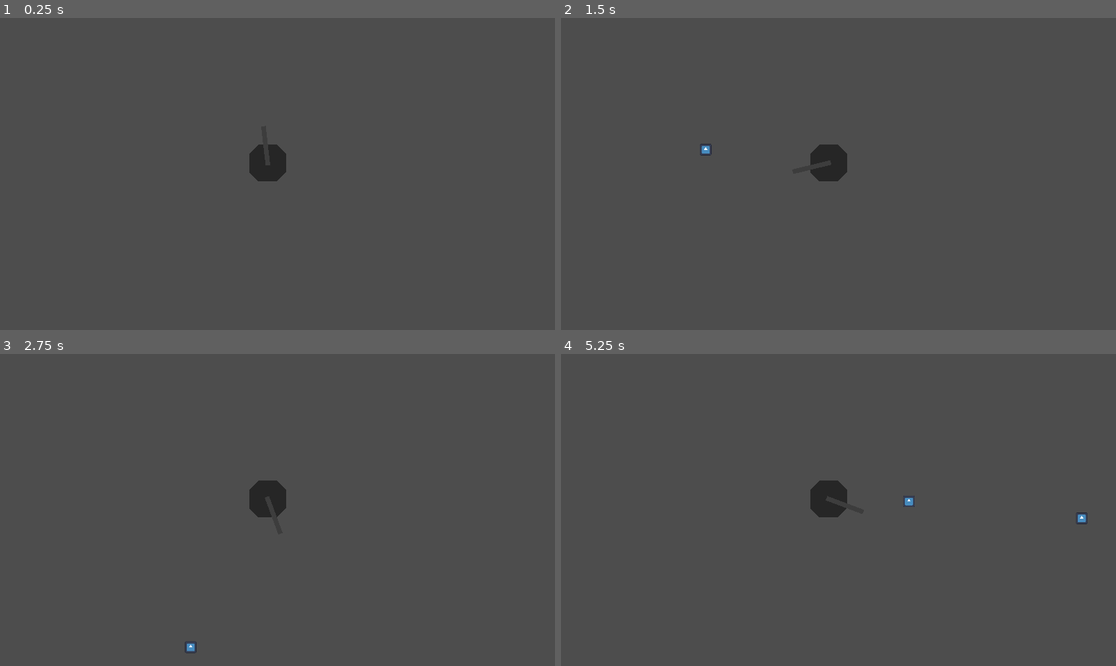
Above: before the commit, frames 1-4 (two rows, left to right).
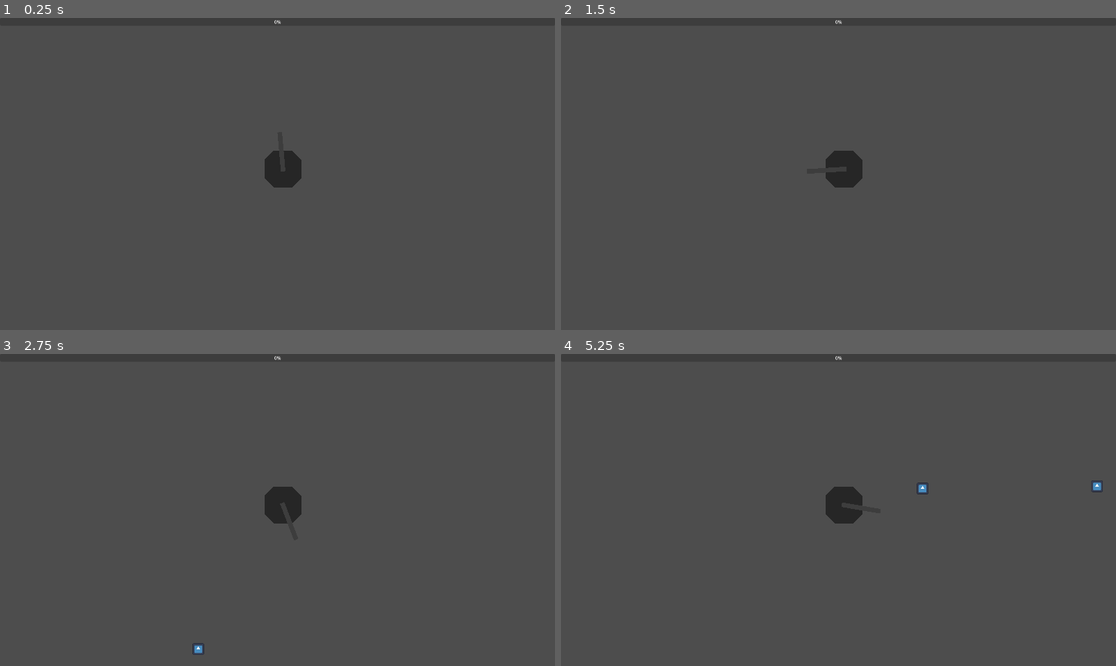
Above: after the commit, the same moments.

Repository: lighthouse-studios-my/eb-87
Game: Godot game, scene res://scenes/main/main.tscn
Two runs of this game, one before a commit and one after it. Both use one fixed random seed, a clock stepped at 60 frames per second and the inputs below. The engine's default icon, where the game draws it, is replaced by a stand-in: a white triangle on a blue panel in a dark square.
Inputs:
- Up to frame 1 (0.25 s): no input
- Up to frame 2 (1.5 s): hold D (move_right) 0.53-1.28 s; hold Space (dodge) 0.53-1.28 s; hold S (move_down) from 1.28 s (still down); tap Space (dodge) at 1.35 s
- Up to frame 3 (2.75 s): release S (move_down) at 2.03 s; hold D (move_right) from 2.03 s (still down); hold Space (dodge) from 2.03 s (still down)
- Up to frame 4 (5.25 s): release D (move_right) at 2.78 s; release Space (dodge) at 2.78 s; hold W (move_up) 2.78-3.53 s; tap Space (dodge) at 2.85, 4.35 s; hold Space (dodge) 3.53-4.28 s; hold A (move_left) 3.53-5.03 s; hold S (move_down) from 5.03 s (still down); hold Space (dodge) from 5.03 s (still down)

The runs differ from the first frame. In frame 1, 0.7% of the frame differs, in the area x 44-55%, y 0-55%; in frame 2, 0.7%; in frame 3, 0.8%; in frame 4, 0.9%, in the area x 44-98%, y 0-55%.

Commit message:
add xp bar

Diff:
--- a/src/scenes/main/main.gd
+++ b/src/scenes/main/main.gd
@@ -5,13 +5,30 @@
 @onready var spawner := $Spawner
 @onready var turret := $Turret
 @onready var upgrade_menu := $CanvasLayer/CenterContainer/UpgradeMenu
+@onready var exp_bar := $CanvasLayer/ProgressBar
 
 var exp_points = 0
+var exp_required = 5
+var exp_scale = 5
 
 
 func _on_orb_absorbed(exp) -> void:
 	exp_points += exp
-	print(exp_points)
+	if exp_points >= exp_required:
+		level_up()
+
+	update_exp_bar(exp_points, exp_required)
+
+
+func update_exp_bar(exp_points, exp_required) -> void:
+	exp_bar.value = exp_points
+	exp_bar.max_value = exp_required
+
+
+func level_up() -> void:
+	exp_points = 0
+	exp_required += exp_scale
+	upgrade_menu.show_upgrades()
 
 
 func _physics_process(delta):
--- a/src/scenes/main/main.tscn
+++ b/src/scenes/main/main.tscn
@@ -10,10 +10,11 @@
 script = ExtResource("1_mgw4m")
 
 [node name="EnemySpawnTimer" type="Timer" parent="."]
+wait_time = 10.0
 autostart = true
 
 [node name="Turret" parent="." instance=ExtResource("4_vglex")]
-position = Vector2(926, 502)
+position = Vector2(979, 523)
 projectile_speed = 600
 projectile_size_scale = 2
 
@@ -23,6 +24,14 @@
 [node name="Spawner" parent="." instance=ExtResource("2_jthal")]
 
 [node name="CanvasLayer" type="CanvasLayer" parent="."]
+
+[node name="ProgressBar" type="ProgressBar" parent="CanvasLayer"]
+anchors_preset = 10
+anchor_right = 1.0
+offset_bottom = 27.0
+grow_horizontal = 2
+size_flags_horizontal = 3
+size_flags_vertical = 1
 
 [node name="CenterContainer" type="CenterContainer" parent="CanvasLayer"]
 anchors_preset = 15
